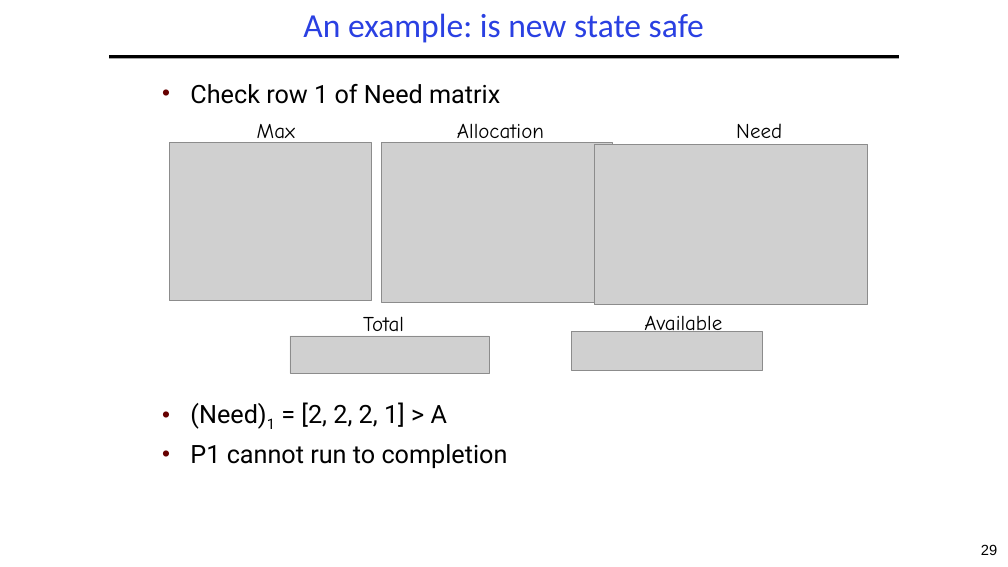
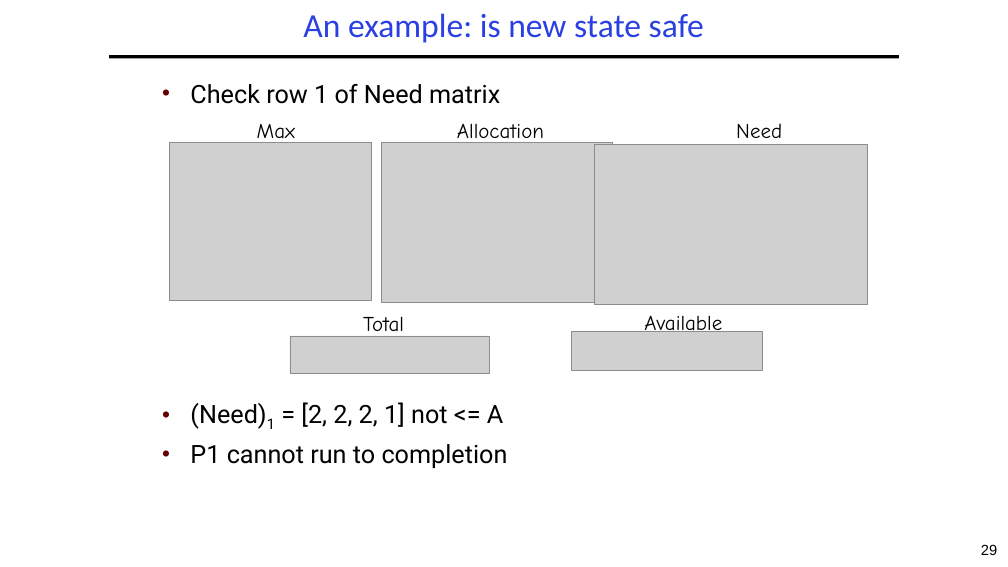
Before and after one commit to guhofstra/CSC256Fa25, a slide deck: slide 29 of PPTs/L4-Deadlocks.pptx. Drawn at 1008x567 pixels with LibreOffice and Linux fonts; fonts in the diff are those of the drawing; grey boxes stand for pictures. Boxes give left, top, right and bottom in pixels: in the first picture for what was removed or moved away, otherwise in the second. Text is boxed around its words. In the diff, an @@ line names an element or a change of style, - is before the commit and + after.

```diff
--- a/PPTs/L4-Deadlocks.pptx
+++ b/PPTs/L4-Deadlocks.pptx
@@ text at <box>190,402,503,429</box>: text changed @@
-• (Need)1 = [2, 2, 2, 1] > A
+• (Need)1 = [2, 2, 2, 1] not <= A
```
Also in this commit, not shown: 1 other slide changed, 5 other files.
